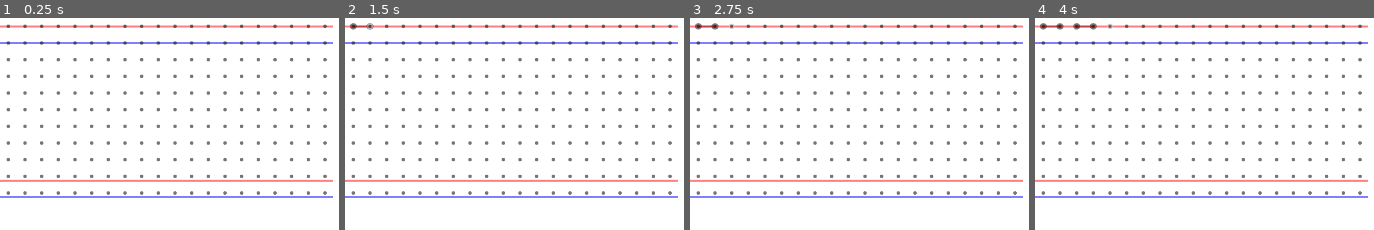
Above: before the commit, frames 1-4 (left to right).
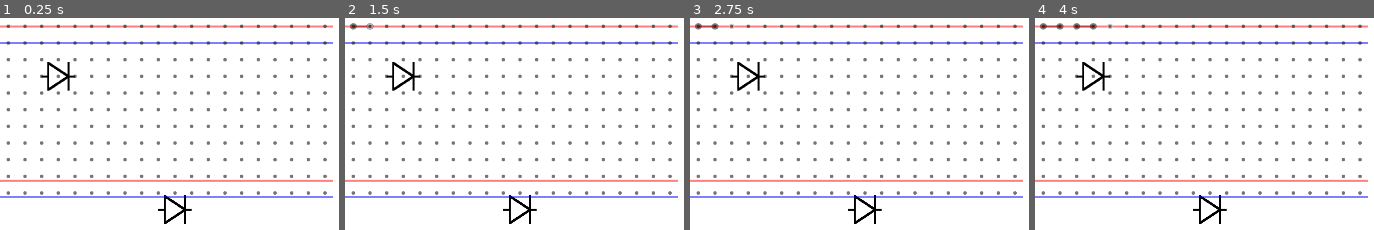
Above: after the commit, the same moments.

Repository: chkrb/code-clan
Game: Godot game, scene res://node_2d.tscn
The game is run twice, just before and just after one commit, with the same random seed, the same clock (stepped at 60 frames per second) and the same inputs.
Inputs (mouse positions are in pixels of both pictures, inside the frame that each line leads up to):
- Up to frame 1 (0.25 s): no input
- Up to frame 2 (1.5 s): click (351, 26) at 0.5 s; click (368, 26) at 1.25 s
- Up to frame 3 (2.75 s): click (730, 26) at 2 s
- Up to frame 4 (4 s): click (1092, 26) at 2.75 s; click (1109, 26) at 3.5 s

The runs differ from the first frame. In frame 1, 0.8% of the frame differs, in the area x 12-57%, y 20-98%; in frame 2, 0.8%; in frame 3, 0.8%; in frame 4, 0.8%.
Error after the commit: Invalid access to property or key 'sig' on a base object of type 'null instance'. (res://scripts/circuit_device.gd:32)

Commit message:
added LED class (two demo objects present)

Diff:
--- a/project.godot
+++ b/project.godot
@@ -28,6 +28,7 @@
 [rendering]
 
 environment/defaults/default_clear_color=Color(1, 1, 1, 1)
+anti_aliasing/quality/msaa_2d=1
 
 [run]
 
--- a/scripts/circuit_device.gd
+++ b/scripts/circuit_device.gd
@@ -5,12 +5,14 @@
 const SIG_HI := ~0
 const SIG_UNKNOWN := 1
 
-var config = ConfigFile.new()
-var top_left_pin = Vector2i(0, 0)
+var config := ConfigFile.new()
+var cfg_name := ""
+var top_left := Vector2i(0, 0)
+var device_size := Vector2i(0, 0)
 
 var description := ""
-var pin_names := []
-var pin_signals := []
+var pin_names: PackedStringArray = []
+var pin_signals: PackedInt32Array = []
 
 # r0 to r7 general-purpose registers.
 var gpr := [0, 0, 0, 0, 0, 0, 0, 0]
@@ -19,17 +21,36 @@
 var vcc_idx := -1
 
 
-func load(cfg: String) -> void:
-	config.load("res://integrations/" + cfg + ".ini")
+func set_top_left(pos: Vector2i) -> void:
+	self.top_left = pos
+
+
+func _get_pin_sig(c: Vector2i) -> int:
+	var pin = get_node(
+		"/root/Node2D/Control/PinGrid/PinContainer" + str(c.x) + "x" + str(c.y)
+	)
+	return pin.sig
+
+
+func _set_pin_sig(c: Vector2i, sig: int) -> void:
+	var pin = get_node(
+		"/root/Node2D/Control/PinGrid/PinContainer" + str(c.x) + "x" + str(c.y)
+	)
+	pin.sig = sig
+
+
+func _load(cfg: String) -> void:
+	config.load("res://devices/" + cfg + ".ini")
 
 	# The first section contains the name of the device.
-	name = config.get_sections()[0]
+	cfg_name = config.get_sections()[0]
+	name = cfg_name  # attribute 'name' can be changed by Godot.
 
-	description = config.get_value(name, "description", "")
+	description = config.get_value(cfg_name, "description", "")
 
 	while true:
 		var pname = config.get_value(
-			name + ".pins",
+			cfg_name + ".pins",
 			"p" + str(len(pin_names) + 1),
 		)
 		if pname == null:
@@ -49,11 +70,22 @@
 	return pin_signals[gnd_idx] == SIG_LO and pin_signals[vcc_idx] == SIG_HI
 
 
-func process_inputs() -> void:
+func pin_inputs() -> void:
+	var bot_right := top_left + device_size
+	var half_pins := len(pin_names) / 2
+	for i in range(0, len(pin_names)):
+		# Left side pins - move down from top-left.
+		if i < half_pins:
+			pin_signals[i] = _get_pin_sig(top_left + Vector2i(0, i + 1))
+		else:
+			pin_signals[i] = _get_pin_sig(bot_right - Vector2i(0, i - half_pins + 1))
+
+
+func pin_process() -> void:
 	if not _working():
 		return
-	for key in config.get_section_keys(name + ".logic"):
-		var value = config.get_value(name + ".logic", key)
+	for key in config.get_section_keys(cfg_name + ".logic"):
+		var value = config.get_value(cfg_name + ".logic", key)
 		var value_args = Array(value.split(" ", false))
 
 		var out_arr: Array
@@ -98,3 +130,14 @@
 		# Only one element (that is, the result) should be left.
 		assert(len(value_args) == 1)
 		out_arr[out_idx] = value_args[0]
+
+
+func pin_outputs() -> void:
+	var bot_right := top_left + device_size
+	var half_pins := len(pin_names) / 2
+	for i in range(0, len(pin_names)):
+		# Left side pins - move down from top-left.
+		if i < half_pins:
+			_set_pin_sig(top_left + Vector2i(0, i + 1), pin_signals[i])
+		else:
+			_set_pin_sig(bot_right - Vector2i(0, i - half_pins + 1), pin_signals[i])
--- /dev/null
+++ b/scripts/device_led.gd
@@ -0,0 +1,33 @@
+class_name DeviceLED
+extends CircuitDevice
+
+@onready var pin_cell_size: Vector2i = $"/root/Node2D/GridMap".tile_set.tile_size
+
+# This sprite will contain the LED on and off textures.
+var led_sprite := Sprite2D.new()
+
+
+func set_top_left(pos: Vector2i) -> void:
+	super.set_top_left(pos)
+	led_sprite.position = pos * pin_cell_size + pin_cell_size / 2
+
+
+func _ready() -> void:
+	# The amount of space (in pin widths) the device takes up.
+	device_size = Vector2i(2, 2)
+	_load("LED")
+
+	var pin_grid := $"/root/Node2D/Control/PinGrid"
+	led_sprite.texture = ImageTexture.create_from_image(Image.load_from_file(
+		"res://images/devices/led_sprite.png"
+	))
+	led_sprite.hframes = 2
+	var frame_size := \
+		led_sprite.texture.get_size() / Vector2(led_sprite.hframes, led_sprite.vframes)
+	led_sprite.scale = Vector2(device_size * pin_cell_size) / frame_size
+	led_sprite.centered = false
+	set_top_left(top_left)
+	add_child(led_sprite)
+
+func _process(delta: float) -> void:
+	led_sprite.frame = int(_working())
--- a/scripts/extends/circuit_board.gd
+++ b/scripts/extends/circuit_board.gd
@@ -31,6 +31,14 @@
 	temp_conn.end_cap_mode = Line2D.LINE_CAP_ROUND
 	add_child(temp_conn)
 
+	var a := DeviceLED.new()
+	a.set_top_left(Vector2i(2, 2))
+	add_child(a)
+
+	var b := DeviceLED.new()
+	b.set_top_left(Vector2i(9, 10))
+	add_child(b)
+
 
 func _process(delta: float) -> void:
 	if temp_conn.visible:
@@ -43,10 +51,22 @@
 		if pin is Pin:
 			pin.sig_set = false
 
-	## devices (ICs, LEDs, etc.) will input
-	## devices (ICs, LEDs, etc.) will output
+	# Devices retrieve pin signals as inputs.
+	for dev in get_children():
+		if dev is CircuitDevice:
+			dev.pin_inputs()
 
-	## load device output to wires and propagate them
+	# Devices process pin inputs to generate outputs.
+	for dev in get_children():
+		if dev is CircuitDevice:
+			dev.pin_process()
+
+	# Device outputs are transferred to the pin they're connected to.
+	for dev in get_children():
+		if dev is CircuitDevice:
+			dev.pin_outputs()
+
+	# Propagate pin signals through wires.
 	for pin in $"/root/Node2D/Control/PinGrid".get_children():
 		if pin is Pin:
 			pin.set_sig(pin.sig)
--- a/scripts/pin.gd
+++ b/scripts/pin.gd
@@ -14,8 +14,8 @@
 
 
 func set_coords(c: Vector2i) -> void:
-	self.coords = c
-	self.name = "PinContainer" + str(c.x) + "x" + str(c.y)
+	coords = c
+	name = "PinContainer" + str(c.x) + "x" + str(c.y)
 
 
 func set_sig(new_sig: int) -> void:
Renamed: integrations/7404.ini -> devices/7404.ini
Renamed: integrations/7408.ini -> devices/7408.ini
Renamed: integrations/7432.ini -> devices/7432.ini
Renamed: integrations/7483.ini -> devices/7483.ini
Renamed: integrations/7486.ini -> devices/7486.ini
Renamed: integrations/LED.ini -> devices/LED.ini
Binary file added: images/devices/led_sprite.png
Not shown, added: images/devices/led_sprite.png.import
